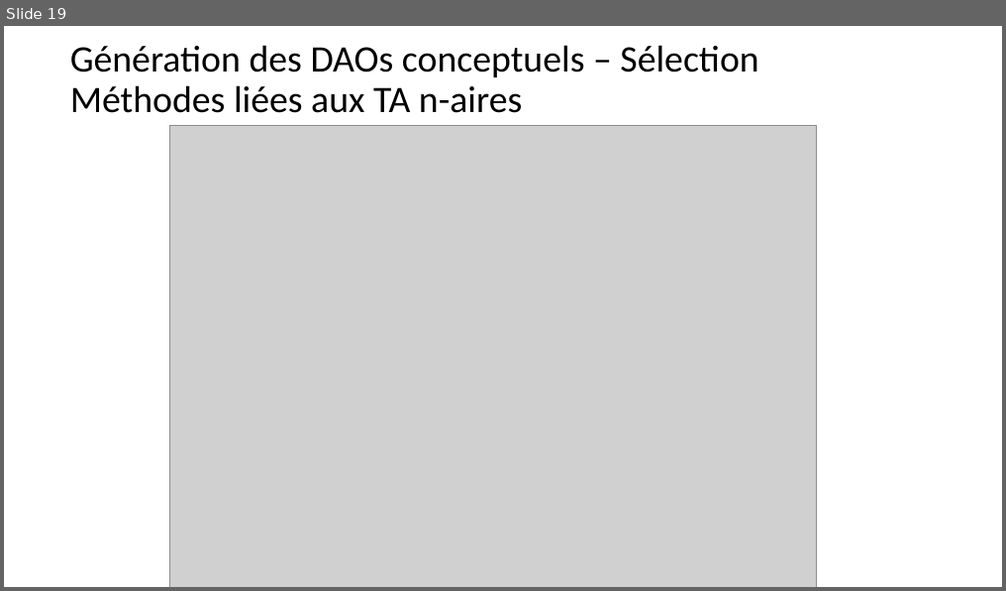
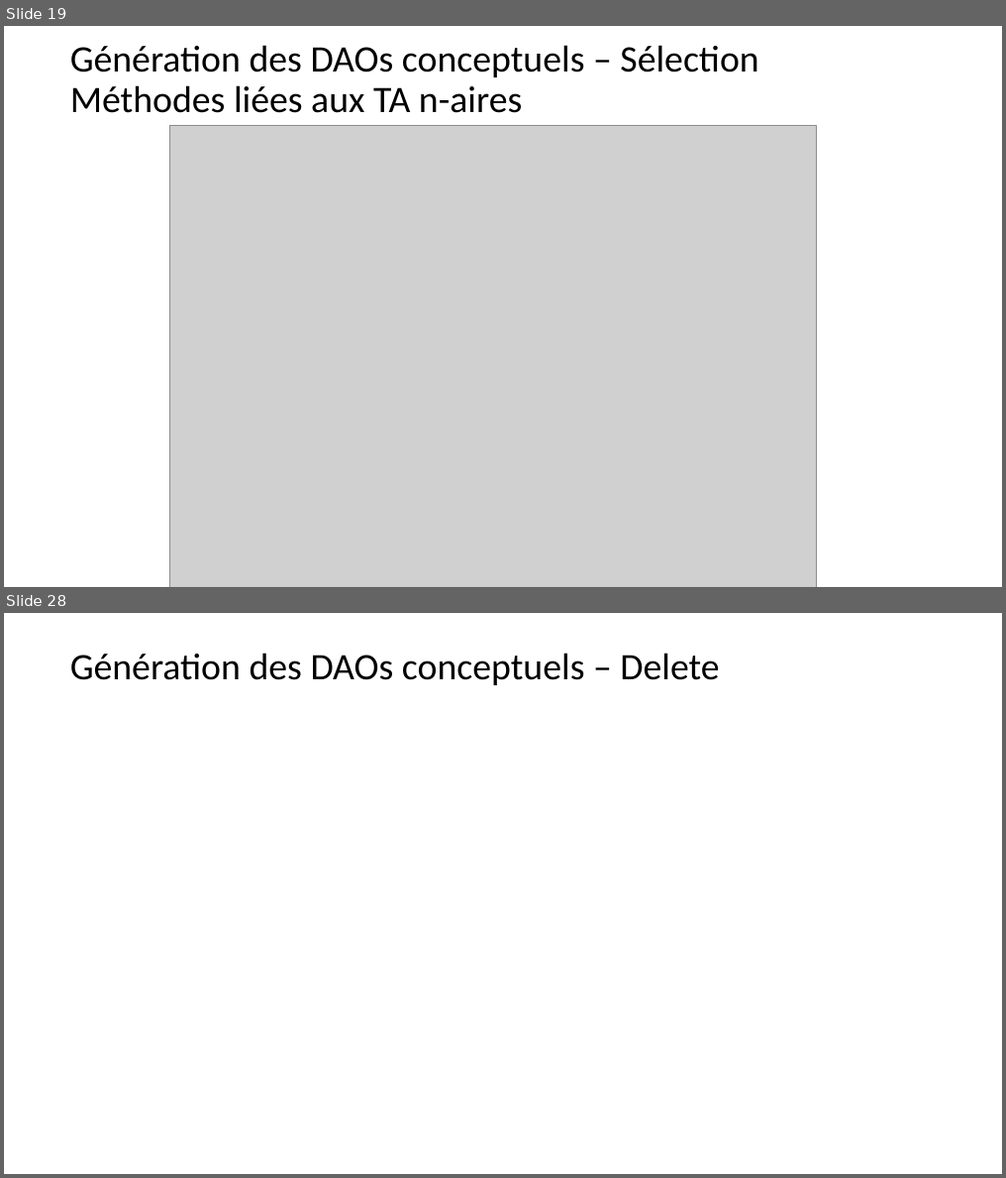
Before and after one commit to gobertm/HyDRa, a slide deck: ConceptualDAO.pptx. Shown one above the other, each under a label of ours: slide 19 before the commit, slides 19 and 28 after it; the slides between them are not shown. The pictures are 1006x591 and 1006x1178 pixels, drawn with LibreOffice and Linux fonts; fonts in the diff are those of the drawing; grey boxes stand for pictures. Boxes give left, top, right and bottom in pixels: in the first picture for what was removed or moved away, otherwise in the second. Text is boxed around its words. In the diff, an @@ line names an element or a change of style, - is before the commit and + after.

```diff
--- a/ConceptualDAO.pptx
+++ b/ConceptualDAO.pptx
@@ slide 28 added at box(4, 613, 1002, 1174), background #FFFFFF @@
@@ title added at box(70, 653, 719, 685), 36 pt, text #000000 @@
+Génération des DAOs conceptuels – Delete
```
Also in this commit, not shown: 8 other slides added, 1 other file.
